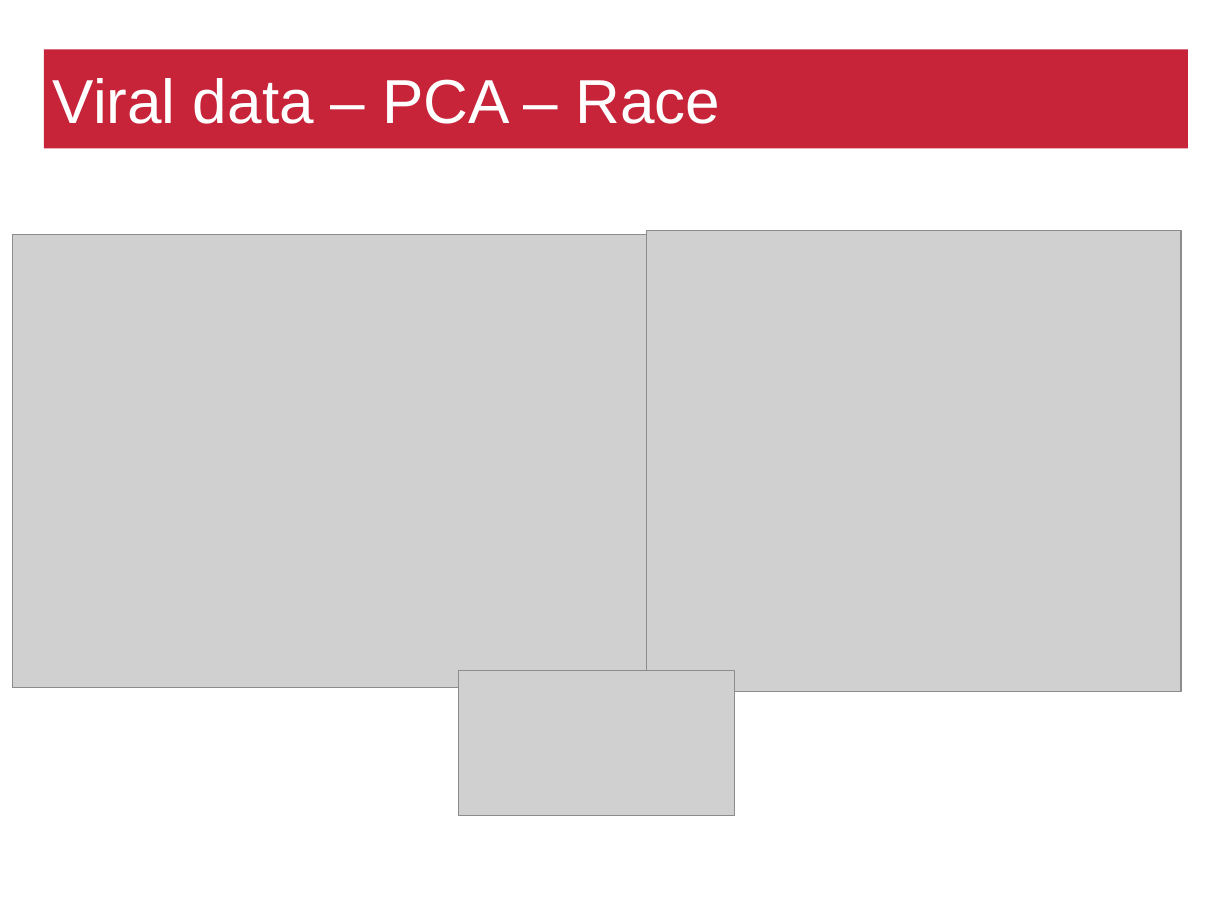
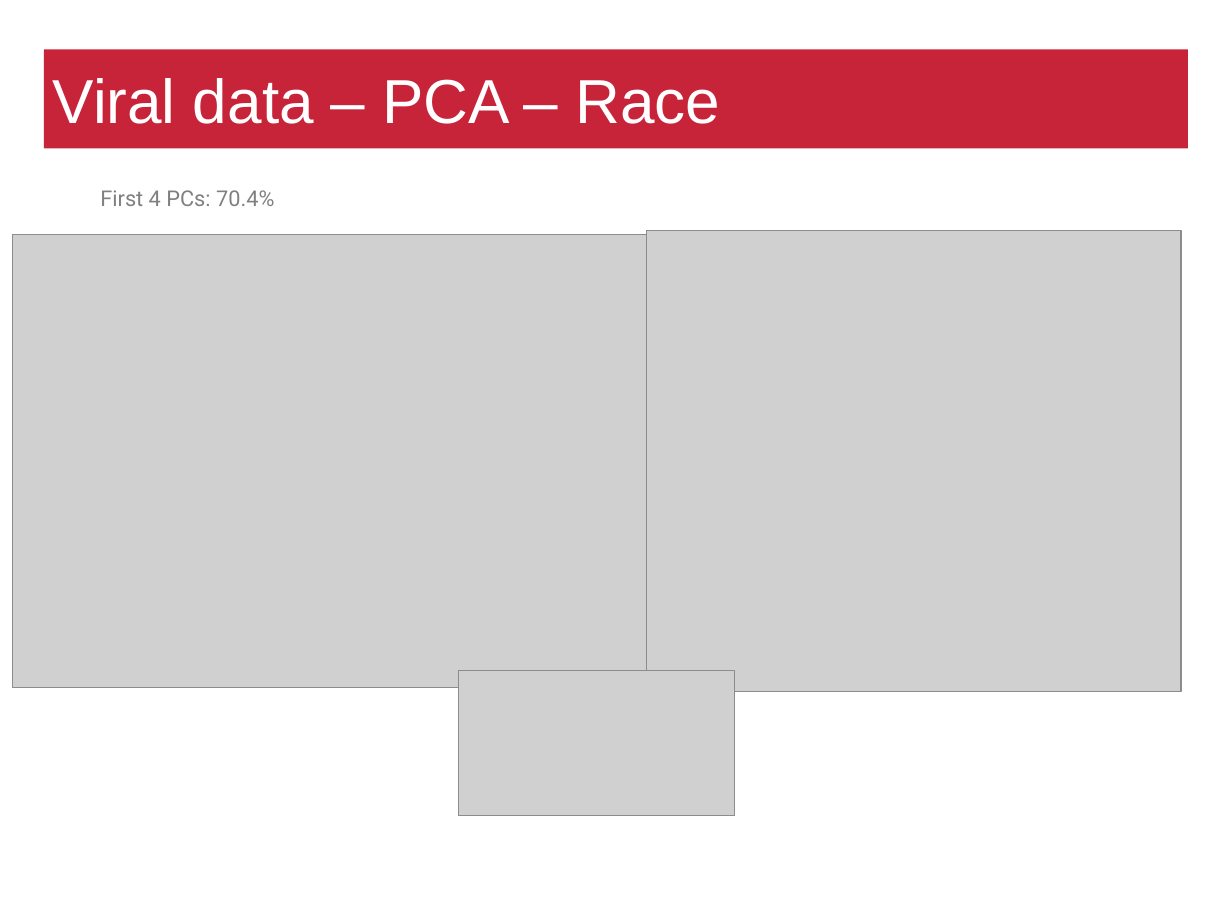
Before and after one commit to matthiaszeller/HBV, a slide deck: slide 12 of Presentation.odp (slide 15 before the commit). Drawn at 1232x924 pixels with LibreOffice and Linux fonts; fonts in the diff are those of the drawing; grey boxes stand for pictures; background and template pictures are left out. Boxes give left, top, right and bottom in pixels: in the first picture for what was removed or moved away, otherwise in the second. Text is boxed around its words. In the diff, an @@ line names an element or a change of style, - is before the commit and + after.

```diff
--- a/Presentation.odp
+++ b/Presentation.odp
@@ text added at (100, 190, 274, 206), 14 pt, text #808080 @@
+First 4 PCs: 70.4%
```
Also in this commit, not shown: 8 other slides changed, 9 slides added, 2 slides removed.
